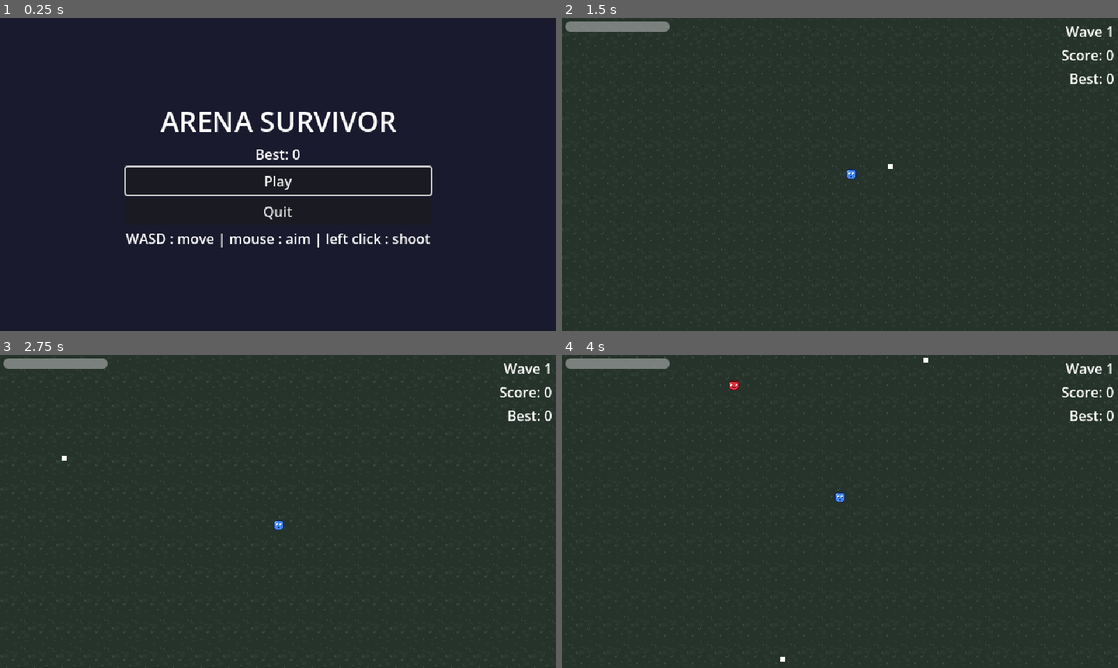
Above: before the commit, frames 1-4 (two rows, left to right).
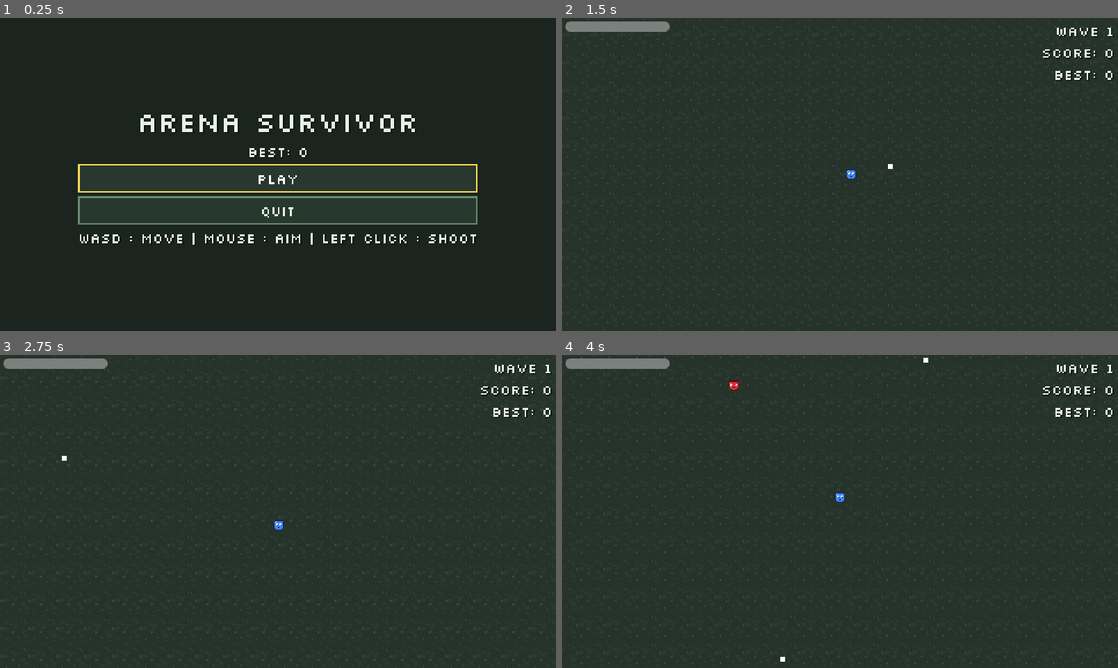
Above: after the commit, the same moments.

Repository: jonjud/survivor-arena
Game: Godot game, scene res://scenes/ui/main_menu.tscn
Two runs of this game, one before a commit and one after it. Both use one fixed random seed, a clock stepped at 60 frames per second and the inputs below.
Inputs (mouse positions are in pixels of both pictures, inside the frame that each line leads up to):
- Up to frame 1 (0.25 s): no input
- Up to frame 2 (1.5 s): click "Play" at 0.5 s; tap Enter at 1.25 s; move the mouse to (962, 158) at 1.27 s; press the mouse at (962, 158) at 1.28 s; hold D (move_right) from 1.28 s (still down)
- Up to frame 3 (2.75 s): move the mouse to (166, 527) at 2.02 s; release D (move_right) at 2.03 s; release the mouse at (166, 527) at 2.03 s; hold S (move_down) from 2.03 s (still down); click (166, 527) at 2.1 s
- Up to frame 4 (4 s): move the mouse to (895, 442) at 2.77 s; release S (move_down) at 2.78 s; press the mouse at (895, 442) at 2.78 s; hold D (move_right) 2.78-3.53 s; move the mouse to (812, 574) at 3.52 s; release the mouse at (812, 574) at 3.53 s; hold W (move_up) from 3.53 s (still down); click (812, 574) at 3.6 s

The runs differ from the first frame. In frame 1, 17% of the frame differs, in the area x 14-86%, y 30-74%; in frame 2, 0.7%; in frame 3, 0.7%; in frame 4, 0.7%.

Commit message:
feat: add shared UI theme and pixel font

Diff:
--- a/project.godot
+++ b/project.godot
@@ -35,6 +35,10 @@
 player="group for player"
 wave_spawner=""
 score_keeper=""
+
+[gui]
+
+theme/custom="uid://dhhnvo83ogytx"
 
 [input]
 
--- /dev/null
+++ b/resources/ui_theme.tres
@@ -0,0 +1,82 @@
+[gd_resource type="Theme" format=3 uid="uid://dhhnvo83ogytx"]
+
+[ext_resource type="FontFile" uid="uid://b328b0uc20bhg" path="res://assets/fonts/Silkscreen-Regular.ttf" id="1_cviax"]
+
+[sub_resource type="StyleBoxFlat" id="btn_disabled"]
+content_margin_left = 16.0
+content_margin_top = 6.0
+content_margin_right = 16.0
+content_margin_bottom = 6.0
+bg_color = Color(0.12, 0.15, 0.13, 1)
+border_width_left = 2
+border_width_top = 2
+border_width_right = 2
+border_width_bottom = 2
+border_color = Color(0.25, 0.3, 0.27, 1)
+anti_aliasing = false
+
+[sub_resource type="StyleBoxFlat" id="btn_focus"]
+draw_center = false
+border_width_left = 2
+border_width_top = 2
+border_width_right = 2
+border_width_bottom = 2
+border_color = Color(1, 0.85, 0.35, 1)
+anti_aliasing = false
+
+[sub_resource type="StyleBoxFlat" id="btn_hover"]
+content_margin_left = 16.0
+content_margin_top = 6.0
+content_margin_right = 16.0
+content_margin_bottom = 6.0
+bg_color = Color(0.22, 0.31, 0.25, 1)
+border_width_left = 2
+border_width_top = 2
+border_width_right = 2
+border_width_bottom = 2
+border_color = Color(0.62, 0.8, 0.66, 1)
+anti_aliasing = false
+
+[sub_resource type="StyleBoxFlat" id="btn_normal"]
+content_margin_left = 16.0
+content_margin_top = 6.0
+content_margin_right = 16.0
+content_margin_bottom = 6.0
+bg_color = Color(0.16, 0.22, 0.18, 1)
+border_width_left = 2
+border_width_top = 2
+border_width_right = 2
+border_width_bottom = 2
+border_color = Color(0.4, 0.55, 0.44, 1)
+anti_aliasing = false
+
+[sub_resource type="StyleBoxFlat" id="btn_pressed"]
+content_margin_left = 16.0
+content_margin_top = 8.0
+content_margin_right = 16.0
+content_margin_bottom = 4.0
+bg_color = Color(0.1, 0.14, 0.12, 1)
+border_width_left = 2
+border_width_top = 2
+border_width_right = 2
+border_width_bottom = 2
+border_color = Color(0.4, 0.55, 0.44, 1)
+anti_aliasing = false
+
+[resource]
+default_font = ExtResource("1_cviax")
+default_font_size = 16
+Button/colors/font_color = Color(0.88, 0.94, 0.88, 1)
+Button/colors/font_disabled_color = Color(0.45, 0.5, 0.46, 1)
+Button/colors/font_focus_color = Color(1, 1, 1, 1)
+Button/colors/font_hover_color = Color(1, 1, 1, 1)
+Button/colors/font_pressed_color = Color(0.7, 0.8, 0.72, 1)
+Button/styles/disabled = SubResource("btn_disabled")
+Button/styles/focus = SubResource("btn_focus")
+Button/styles/hover = SubResource("btn_hover")
+Button/styles/normal = SubResource("btn_normal")
+Button/styles/pressed = SubResource("btn_pressed")
+Label/colors/font_color = Color(0.9, 0.95, 0.9, 1)
+Label/colors/font_shadow_color = Color(0.05, 0.08, 0.06, 0.9)
+Label/constants/shadow_offset_x = 1
+Label/constants/shadow_offset_y = 1
--- a/scenes/ui/main_menu.tscn
+++ b/scenes/ui/main_menu.tscn
@@ -21,7 +21,7 @@
 grow_horizontal = 2
 grow_vertical = 2
 mouse_filter = 2
-color = Color(0.101960786, 0.101960786, 0.18039216, 1)
+color = Color(0.105882354, 0.14117648, 0.12156863, 1)
 
 [node name="VBoxContainer" type="VBoxContainer" parent="." unique_id=804815107]
 layout_mode = 1
Binary file added: assets/fonts/Silkscreen-Bold.ttf
Not shown, added: assets/fonts/Silkscreen-Bold.ttf.import
Binary file added: assets/fonts/Silkscreen-Regular.ttf
Not shown, added: assets/fonts/Silkscreen-Regular.ttf.import
